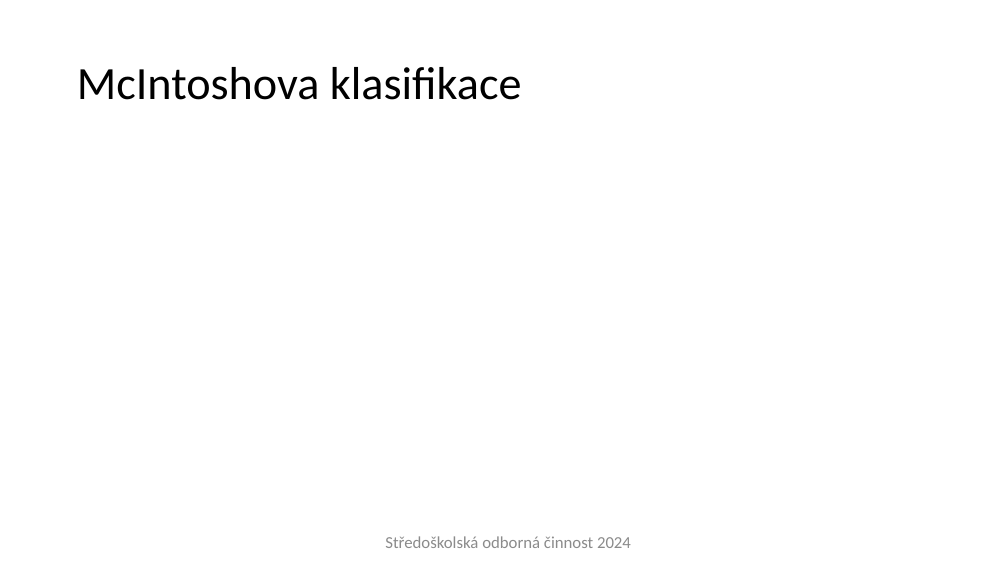
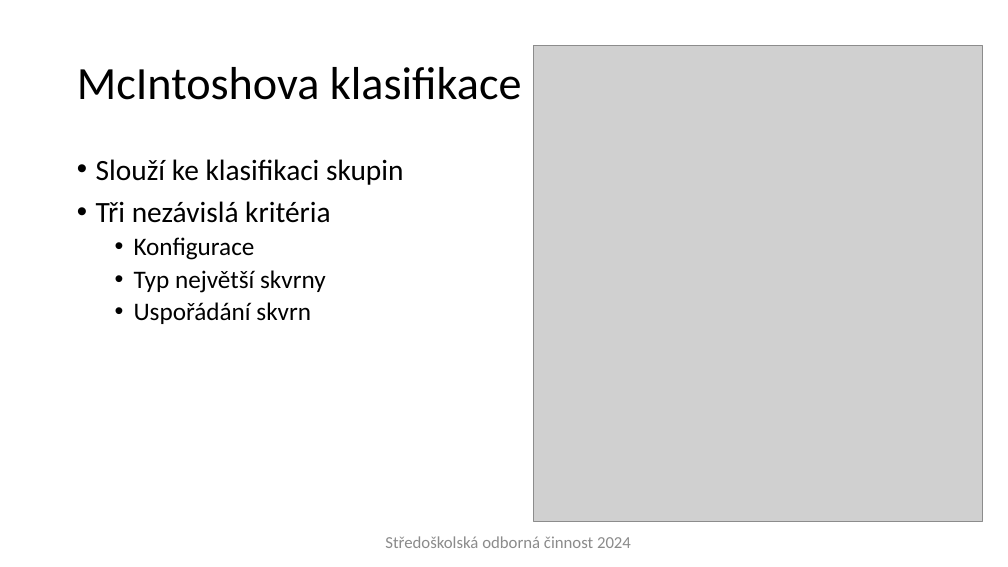
Before and after one commit to Plice13/LunarEagle, a slide deck: slide 5 of SOC - prezentace.pptx. Drawn at 1008x567 pixels with LibreOffice and Linux fonts; fonts in the diff are those of the drawing; grey boxes stand for pictures; background and template pictures are left out. Boxes give left, top, right and bottom in pixels: in the first picture for what was removed or moved away, otherwise in the second. Text is boxed around its words. In the diff, an @@ line names an element or a change of style, - is before the commit and + after.

```diff
--- a/SOC - prezentace.pptx
+++ b/SOC - prezentace.pptx
@@ picture added at [534, 46, 982, 522] @@
@@ text added at [96, 159, 403, 324], 28 pt, text #000000 @@
+• Slouží ke klasifikaci skupin
+• Tři nezávislá kritéria
+  • Konfigurace
+  • Typ největší skvrny
+  • Uspořádání skvrn
```
Also in this commit, not shown: 7 other slides changed, 2 other files.
